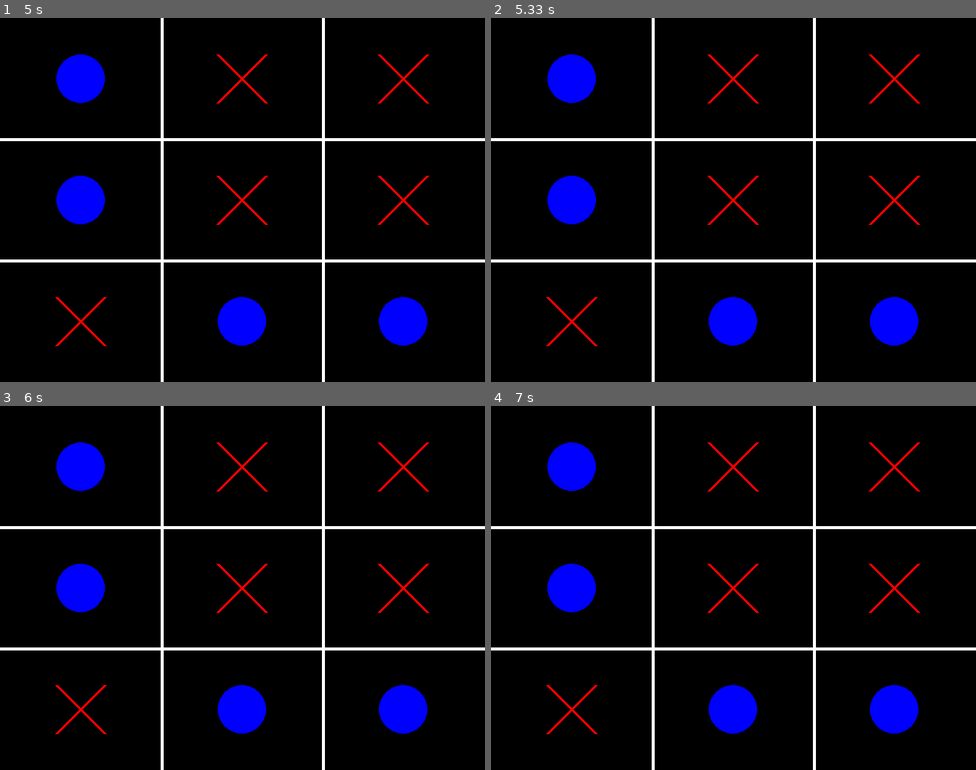
Above: before the commit, frames 1-4 (two rows, left to right).
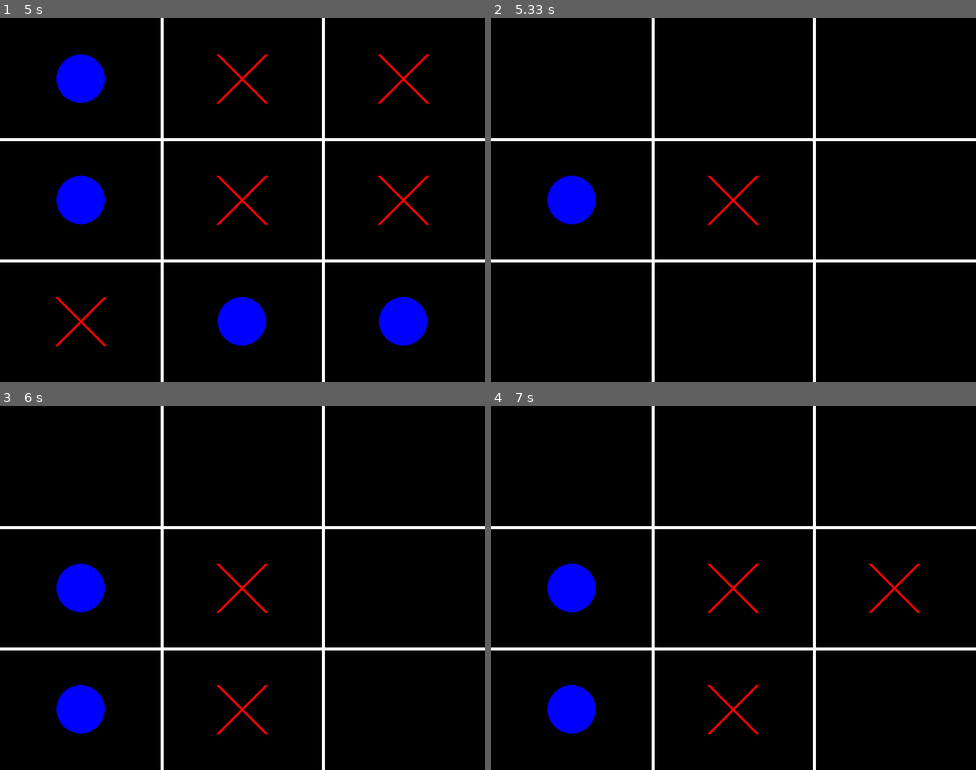
Above: after the commit, the same moments.

Repository: Mikel331/Pygame
Game: pygame game, started from Tres_En_Raya/main.py
The game is run twice, just before and just after one commit, with the same random seed, the same clock (stepped at 60 frames per second) and the same inputs.
Inputs (mouse positions are in pixels of both pictures, inside the frame that each line leads up to):
- Up to frame 1 (5 s): click (242, 200) at 0.38 s; click (126, 203) at 0.72 s; click (92, 287) at 1.05 s; click (421, 327) at 1.38 s; click (252, 76) at 1.72 s; click (218, 294) at 2.05 s; click (368, 258) at 2.38 s; click (58, 119) at 3.22 s; click (344, 134) at 4.05 s; click (261, 185) at 4.88 s
- Up to frame 2 (5.33 s): click (592, 178) at 5.22 s
- Up to frame 3 (6 s): click (169, 693) at 5.55 s; click (97, 722) at 5.88 s
- Up to frame 4 (7 s): click (903, 584) at 6.72 s

Frame 1 is identical in both runs. In frame 2, 3.8% of the frame differs, in the area x 11-89%, y 10-91%; in frame 3, 4.8%; in frame 4, 4.6%.

Commit message:
commit metodo reiniciar y comprobar ganador

Diff:
--- a/Tres_En_Raya/main.py
+++ b/Tres_En_Raya/main.py
@@ -1,4 +1,5 @@
 import pygame
+import time
 from Tablero import Tablero
 from Jugador import Jugador
 
@@ -12,6 +13,13 @@
 
 cuadrado = [None] * 9
 turno = "X"
+partida_terminada = False
+
+Combinaciones_Ganadoras =  [
+    [0,1,2],[3,4,5],[6,7,8],
+    [0,3,6],[1,4,7],[2,5,8],
+    [0,4,8],[2,4,6]
+]
 
 
 ancho_celda = 800 // 3
@@ -28,6 +36,23 @@
         cuadrado[i] = turno
         return True
     return False
+
+def Reiniciar():
+    global cuadrado, turno,partida_terminada
+    cuadrado = [None] * 9
+    turno = "X"
+    partida_terminada =False
+
+def Comprobar_Ganador():
+    for a,b,c in Combinaciones_Ganadoras:
+        if cuadrado[a] == cuadrado[b] == cuadrado[c] is not None:
+            return cuadrado[a]
+
+    if None not in cuadrado:
+        return "EMPATE"
+    return None
+
+
 
 while running:
     for event in pygame.event.get():
@@ -58,6 +83,14 @@
 
             jugador.dibujo_Figuras(ventana)
 
+    resultado = Comprobar_Ganador()
+    if resultado and not partida_terminada:
+        print("Ganador:", resultado)
+        partida_terminada = True
+        time.sleep(1)
+        Reiniciar()
+
+
     pygame.display.flip()
 
 pygame.quit()
